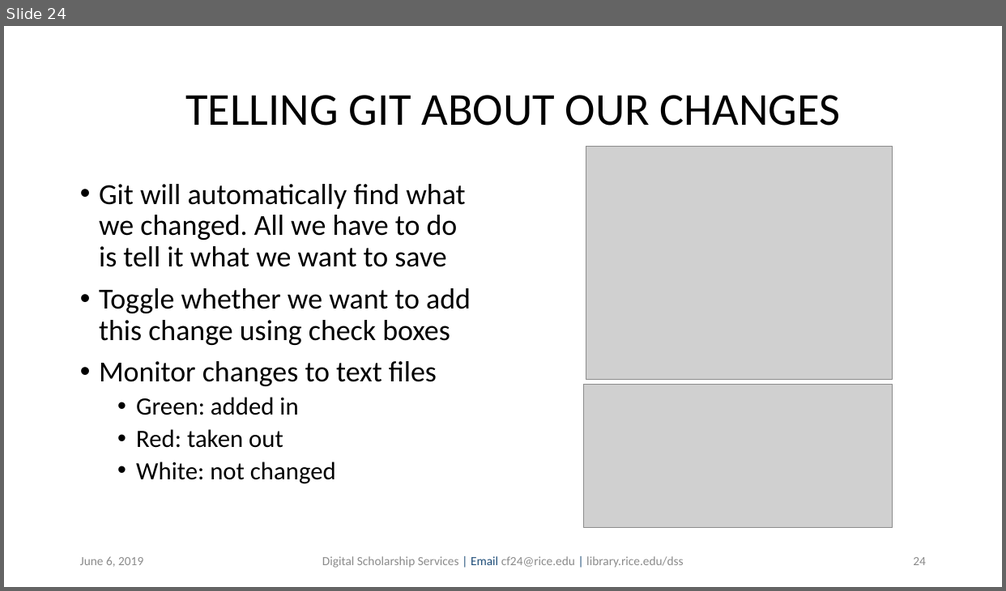
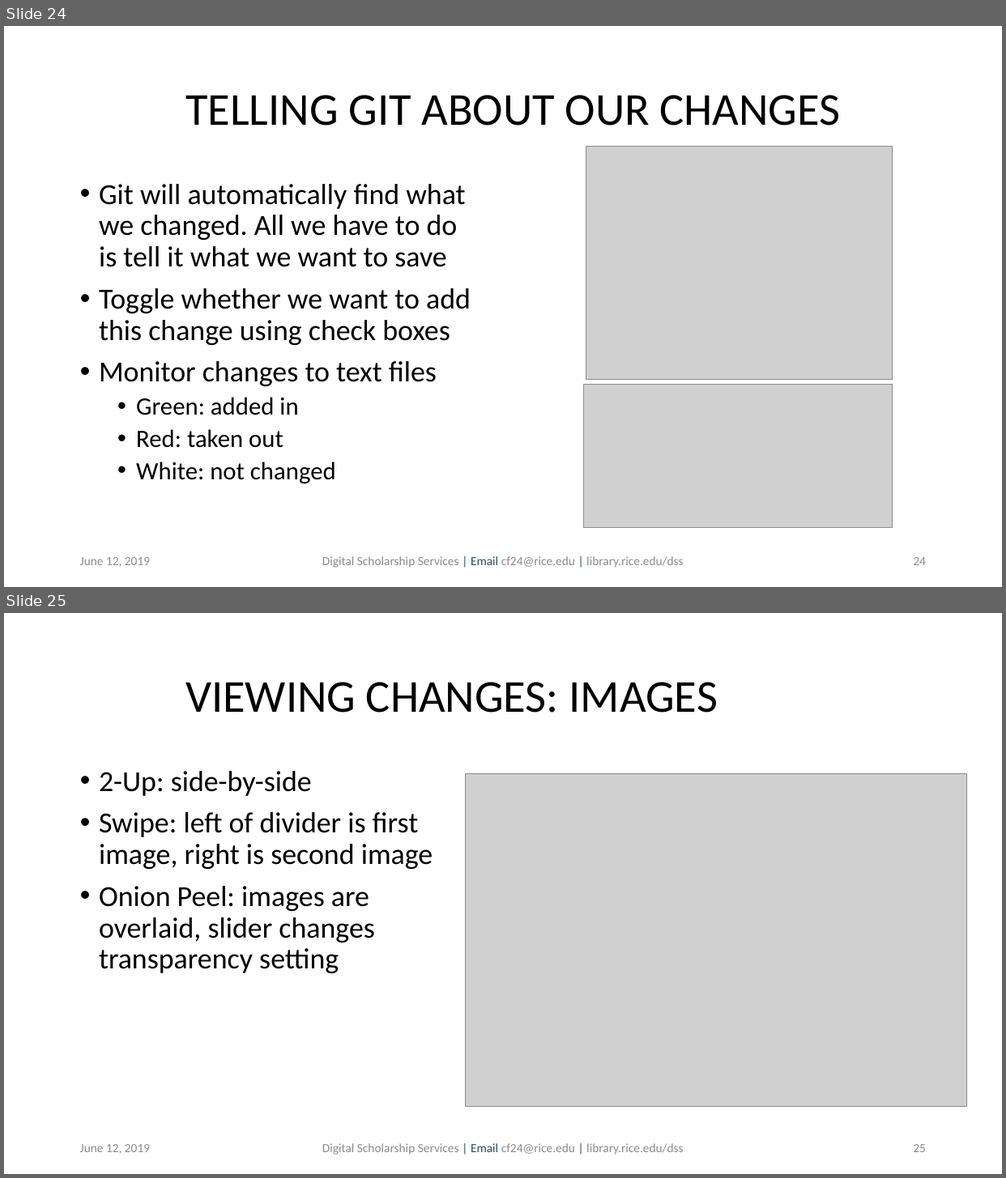
Before and after one commit to bakitybacon/rice-data-and-donuts, a slide deck: github/Introduction to Git & GitHub.pptx. Shown one above the other, each under a label of ours: slide 24 before the commit, slides 24 and 25 after it. The pictures are 1006x591 and 1006x1178 pixels, drawn with LibreOffice and Linux fonts; fonts in the diff are those of the drawing; grey boxes stand for pictures; background and template pictures are left out. Boxes give left, top, right and bottom in pixels: in the first picture for what was removed or moved away, otherwise in the second. Text is boxed around its words. In the diff, an @@ line names an element or a change of style, - is before the commit and + after.

```diff
--- a/github/Introduction to Git & GitHub.pptx
+++ b/github/Introduction to Git & GitHub.pptx
@@ slide 25 added at [4, 613, 1002, 1174], background #FFFFFF @@
@@ title added at [185, 682, 718, 713], 44 pt, text #000000 @@
+VIEWING CHANGES: IMAGES
@@ text added at [99, 771, 433, 973], 28 pt, text #000000 @@
+• 2-Up: side-by-side
+• Swipe: left of divider is first image, right is second image
+• Onion Peel: images are overlaid, slider changes transparency setting
@@ picture added at [466, 774, 967, 1107] @@
@@ text added at [80, 1144, 150, 1154], 12 pt, text #8C8C8C @@
+June 12, 2019
@@ text added at [322, 1144, 683, 1155], 12 pt, text #8C8C8C @@
+Digital Scholarship Services | Email cf24@rice.edu | library.rice.edu/dss
@@ page number added at [913, 1144, 926, 1152], 12 pt, text #8C8C8C @@
+25
@@ slide 24 changed as well @@
@@ text at [80, 557, 150, 567]: text changed @@
-June 6, 2019
+June 12, 2019
```
Also in this commit, not shown: 40 other slides changed, 1 other slide added.
